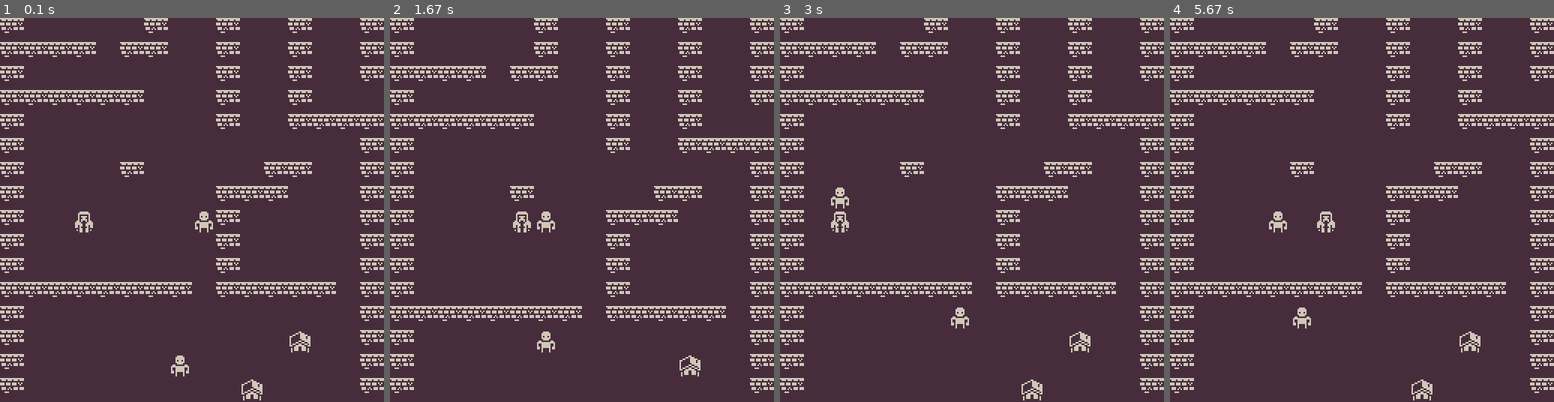
Above: before the commit, frames 1-4 (left to right).
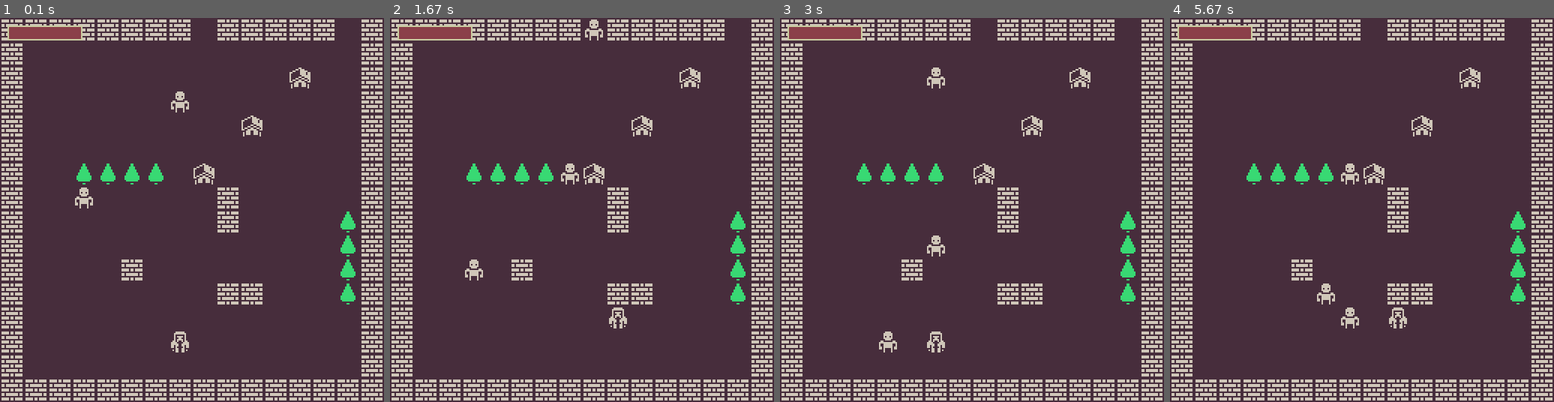
Above: after the commit, the same moments.

Repository: Javascript-void0/pygame
Game: pygame game, started from main.py
The game is run twice, just before and just after one commit, with the same random seed, the same clock (stepped at 60 frames per second) and the same inputs.
Inputs:
- Up to frame 1 (0.1 s): no input
- Up to frame 2 (1.67 s): hold D 0.33-0.8 s; hold W 0.83-1.13 s; hold D 1.17-1.63 s
- Up to frame 3 (3 s): hold A 1.67-2.2 s; hold S 2.23-2.53 s; hold A 2.57-2.97 s
- Up to frame 4 (5.67 s): hold W 3-3.37 s; hold D 3.4-4.03 s; hold S 4.07-4.43 s; hold A 4.47-4.93 s; hold D 4.97-5.43 s; hold W from 5.47 s (still down)

The runs differ from the first frame. In frame 1, 19% of the frame differs, in the area x 0-100%, y 0-100%; in frame 2, 20%; in frame 3, 19%; in frame 4, 19%.

Commit message:
Wall change, player health

Diff:
--- a/main.py
+++ b/main.py
@@ -5,6 +5,21 @@
 from settings import *
 from sprites import *
 from tilemap import *
+
+def draw_player_health(surf, x, y, pct):
+    if pct < 0:
+        pct = 0
+    BAR_LENGTH = 100
+    BAR_HEIGHT = 20
+    fill = pct * BAR_LENGTH
+    outline_rect = pg.Rect(x, y, BAR_LENGTH, BAR_HEIGHT)
+    fill_rect = pg.Rect(x, y, fill, BAR_HEIGHT)
+    bg_rect = pg.Rect(x, y, BAR_LENGTH, BAR_HEIGHT)
+    col = C4
+    bg = BG_COLOR
+    pg.draw.rect(surf, bg, bg_rect)
+    pg.draw.rect(surf, col, fill_rect)
+    pg.draw.rect(surf, C1, outline_rect, 2)
 
 class Game:
     def __init__(self):
@@ -37,7 +52,6 @@
         self.mobs = pg.sprite.Group()
         self.builds = pg.sprite.Group()
         self.trees = pg.sprite.Group()
-#        self.ground = pg.sprite.Group()
         for row, tiles in enumerate(self.map.data):
             for col, tile in enumerate(tiles):
                 if tile == '1':
@@ -107,6 +121,7 @@
         self.draw_grid()
         for sprite in self.all_sprites:
             self.screen.blit(sprite.image, self.camera.apply(sprite))
+        draw_player_health(self.screen, 10, 10, self.player.health / PLAYER_HEALTH)
         pg.display.flip()
 
     def show_start_screen(self):
--- a/map.txt
+++ b/map.txt
@@ -1,31 +1,31 @@
-11111111111111111111111
-1........1..1..1......1
-1...........1..1......1
-1.....1..1..1..1......1
-1.....1..1..1..1......1
-1111.11..1..1..1......1
-1........1..1..1......1
-111111...1..1.........1
-1........1..1111......1
-1..............1......1
-1....1.....11..1...1111
-1........111...1...1..1
-1..P....M1.....1..11..1
-1........1.....1......1
-1........1.....1......1
-11111111.11111.111.1111
-1..............1......1
-1...........B..1......1
-1......M.......1......1
-1.........B....1......1
-1..............1......1
-1..TTTT........1......1
-1........1............1
-1........1....T1......1
-1.............T1......1
-1....1........T1......1
-1........11...T1......1
-1..............1......1
-1..............1......1
-1..............1......1
-11111111111111111111111
+1111111111111111
+1........1..1..1
+1...........1..1
+1.....1..1..1..1
+1.....1..1.....1
+1111.11..1.....1
+1........1111..1
+111111...1..1..1
+1........1..1111
+1...........1..1
+1....1.....11..1
+1...1....111...1
+1...1...M1.....1
+1...1....1.....1
+1...1..........1
+11111111.11111.1
+1..............1
+1...........B..1
+1......M.......1
+1.........B....1
+1..............1
+1..TTTT.B......1
+1..M.....1.....1
+1........1....T1
+1.............T1
+1....1........T1
+1........11...T1
+1..............1
+1......P.......1
+1..............1
+1111111111111111
--- a/settings.py
+++ b/settings.py
@@ -27,7 +27,7 @@
 TREE1_IMG = 'tree1.png'
 BUILD_IMG = 'build.png'
 
-PLAYER_STRENGTH = 1
-PLAYER_HEALTH = 50
-MOB_STRENGTH = 1
-MOB_HEALTH = 3
+PLAYER_STRENGTH = 10
+PLAYER_HEALTH = 500
+MOB_STRENGTH = 10
+MOB_HEALTH = 30
--- a/sprites.py
+++ b/sprites.py
@@ -28,7 +28,7 @@
                 return True
         for mob in self.game.mobs:
             if mob.x == self.x + dx and mob.y == self.y + dy:
-                self.attack(mob)
+                mob.health -= self.strength
                 return True
         for build in self.game.builds:
             if build.x == self.x + dx and build.y == self.y + dy:
@@ -38,14 +38,11 @@
                 return True
         return False
 
-    def attack(self, mob):
-        mob.health -= self.strength
-        if mob.health <= 0:
-            mob.kill()
-
     def update(self):
         self.rect.x = self.x * TILESIZE
         self.rect.y = self.y * TILESIZE
+        if self.health <= 0:
+            self.kill()
 
 class Mob(pg.sprite.Sprite):
     def __init__(self, game, x, y):
@@ -79,7 +76,7 @@
 
     def collide_with_player(self, dx = 0, dy = 0):
         if self.game.player.x == self.x + dx and self.game.player.y == self.y + dy:
-            self.attack(self.game.player)
+            self.game.player.health -= self.strength
             return True
         return False
 
@@ -107,14 +104,11 @@
             return True
         return False
 
-    def attack(self, player):
-        player.health -= self.strength
-        if player.health <= 0:
-            player.kill()
-
     def update(self):
         self.rect.x = self.x * TILESIZE
         self.rect.y = self.y * TILESIZE
+        if self.health <= 0:
+            self.kill()
 
 class Wall(pg.sprite.Sprite):
     def __init__(self, game, x, y):
Binary file changed: assets/wall.png
Binary file added: assets/wall1.png
